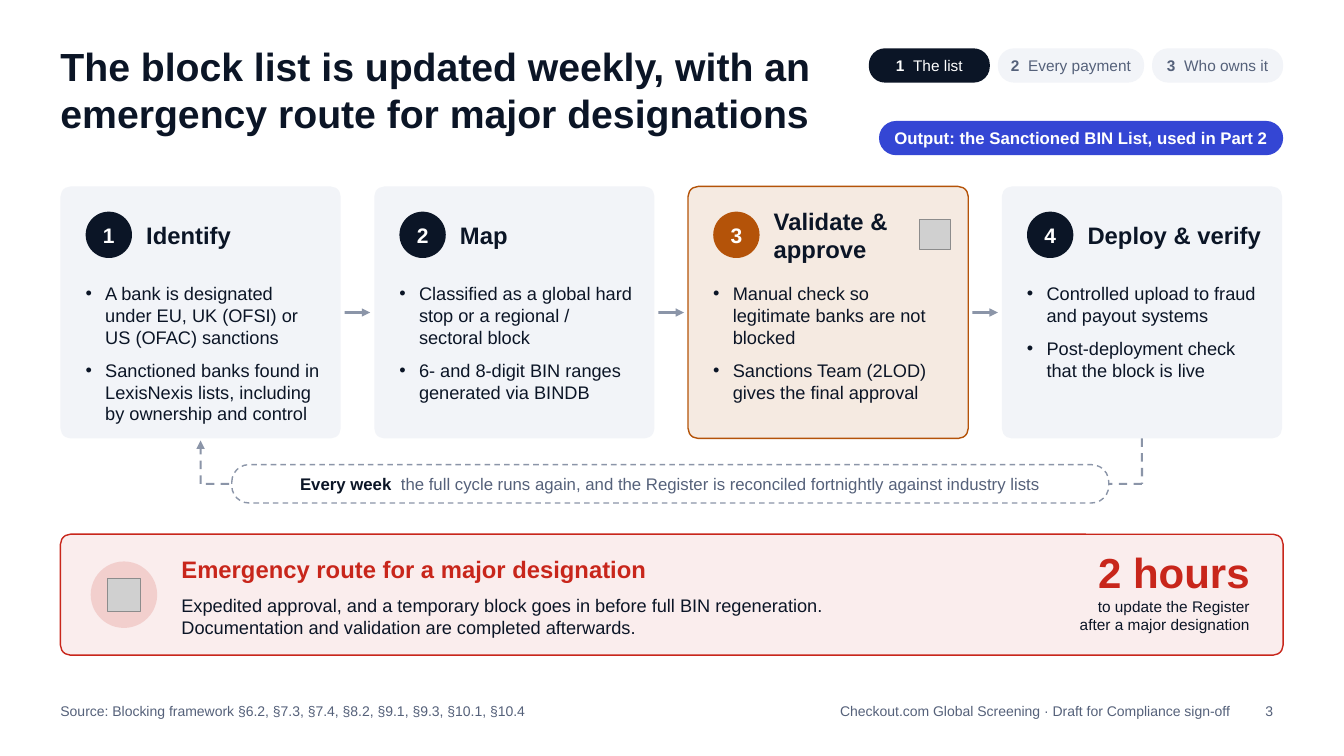
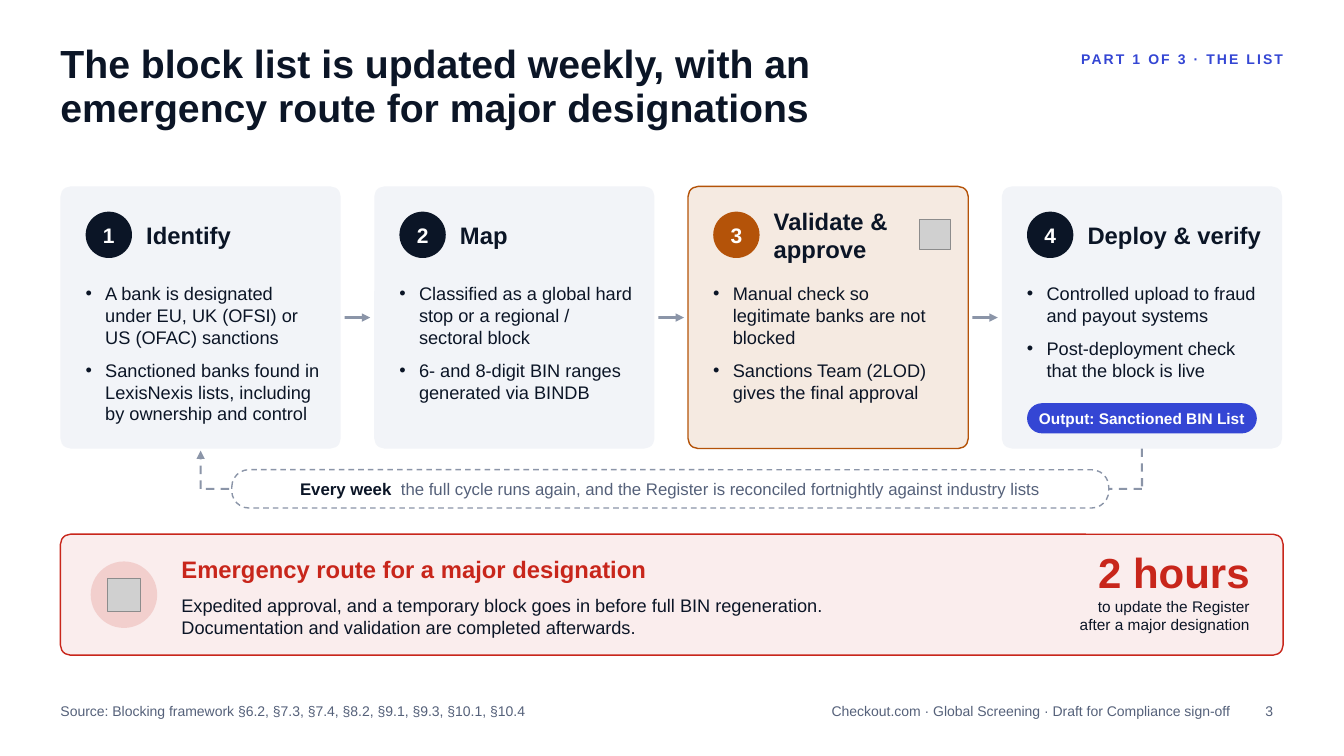
Before and after one commit to danielslonim-art/Screening, a slide deck: slide 3 of summit/bin-blocking-flow/deck/bin-blocking-summit-deck.pptx. Drawn at 1344x756 pixels with LibreOffice and Linux fonts; fonts in the diff are those of the drawing; grey boxes stand for pictures. Boxes give left, top, right and bottom in pixels: in the first picture for what was removed or moved away, otherwise in the second. Text is boxed around its words. In the diff, an @@ line names an element or a change of style, - is before the commit and + after.

```diff
--- a/summit/bin-blocking-flow/deck/bin-blocking-summit-deck.pptx
+++ b/summit/bin-blocking-flow/deck/bin-blocking-summit-deck.pptx
@@ title "The block list is updated ..." at (60,49,810,130): line spacing 1 to 0.95 @@
@@ rounded rectangle removed at (869,48,990,83) @@
-1 The list
@@ rounded rectangle removed at (998,48,1144,83) @@
-2 Every payment
@@ text added at (1132,54,1186,64), 10 pt, text #3446D4, bold @@
+PART 1 OF 3 · THE LIST
@@ rounded rectangle removed at (1152,48,1284,83) @@
-3 Who owns it
@@ proportions changed in 3 elements at (689,187,969,449), (1002,187,1282,449), (60,187,341,449) @@
@@ rounded rectangle: place and size @@
-rounded rectangle at (60,187,341,439)
+rounded rectangle at (60,187,341,449)
@@ rounded rectangle: place and size @@
-rounded rectangle at (689,187,969,439)
+rounded rectangle at (689,187,969,449)
@@ rounded rectangle: place and size @@
-rounded rectangle at (1002,187,1282,439)
+rounded rectangle at (1002,187,1282,449)
@@ rounded rectangle "Output: Sanctioned BIN List": place and size @@
-rounded rectangle "Output: Sanctioned BIN List" at (879,121,1284,155)
+rounded rectangle "Output: Sanctioned BIN List" at (1027,403,1257,434)
@@ text in rounded rectangle at (1039,413,1244,427): text changed; size 12 to 11 pt @@
-Output: the Sanctioned BIN List, used in Part 2
+Output: Sanctioned BIN List
@@ line moved from (1142, 439) - (1142, 484) to (1142, 449) - (1142, 489) @@
@@ arrow moved from (201, 484) - (201, 441) to (201, 489) - (201, 451) @@
@@ 3 arrows, 1 text, 1 line, 1 rounded rectangle: place and size @@
-3 arrows, 1 text, 1 line, 1 rounded rectangle at (201,313,1142,503)
+3 arrows, 1 text, 1 line, 1 rounded rectangle at (201,318,1142,508)
@@ text "Source: Blocking framework §6.2, §7.3, ..." at (60,706,525,719): more space between paragraphs @@
@@ text at (832,706,1230,719): text changed @@
-Checkout.com Global Screening · Draft for Compliance sign-off
+Checkout.com · Global Screening · Draft for Compliance sign-off
```
Also in this commit, not shown: 6 other slides changed, 1 slide added, 15 other files.
